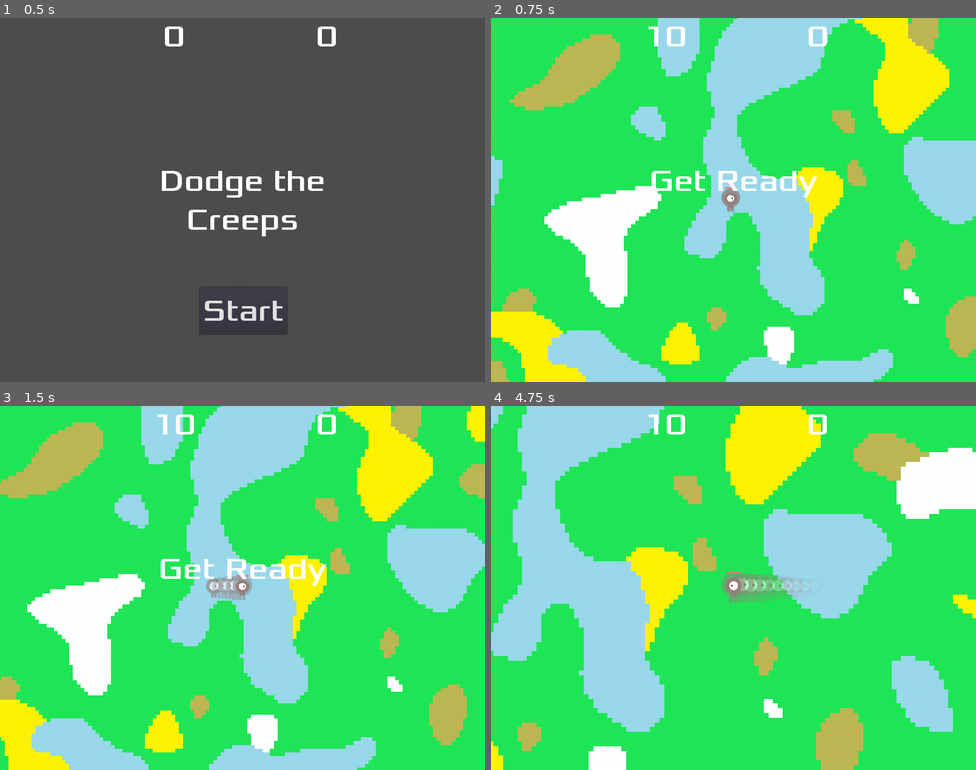
Above: before the commit, frames 1-4 (two rows, left to right).
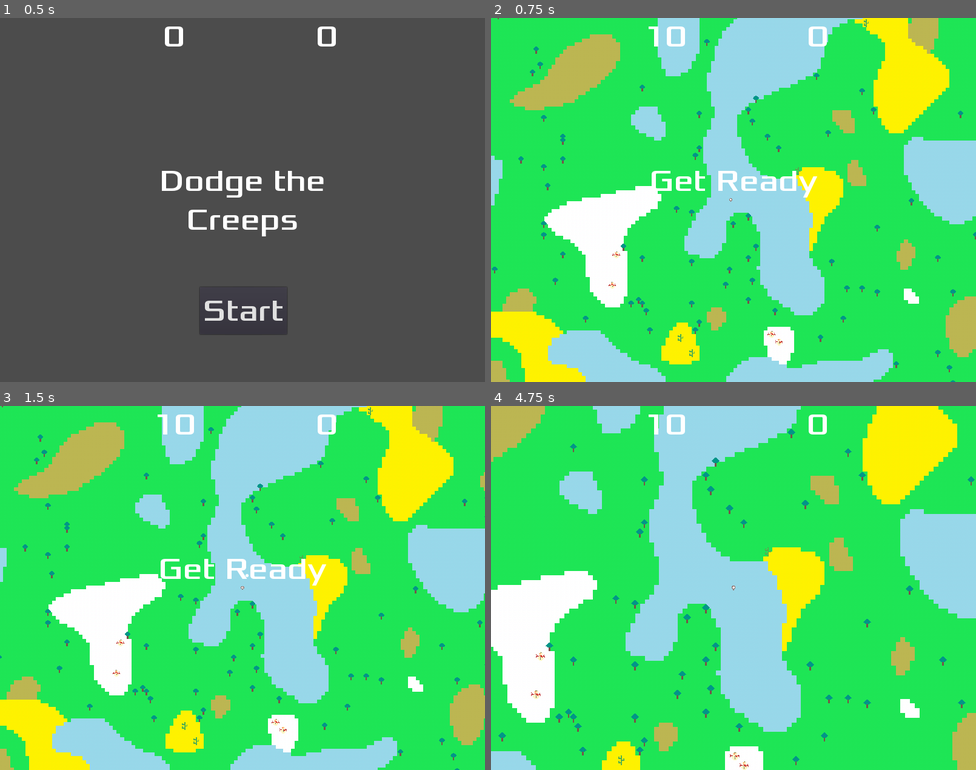
Above: after the commit, the same moments.

Repository: carlosduke/godot_test
Game: Godot game, scene res://Main.tscn
Two runs of this game, one before a commit and one after it. Both use one fixed random seed, a clock stepped at 60 frames per second and the inputs below.
Inputs (mouse positions are in pixels of both pictures, inside the frame that each line leads up to):
- Up to frame 1 (0.5 s): no input
- Up to frame 2 (0.75 s): click "Start" at 0.5 s
- Up to frame 3 (1.5 s): tap Enter (start_game) at 1.25, 1.35 s; move the mouse to (349, 569) at 1.27 s; hold Right (move_right) from 1.28 s (still down); click (349, 569) at 1.42 s
- Up to frame 4 (4.75 s): move the mouse to (636, 606) at 2.02 s; release Right (move_right) at 2.03 s; hold Down (move_down) 2.03-2.78 s; tap one key every 0.75 s from 2.1 s: Mouse wheel up (zoom_in) Mouse wheel down (zoom_out) Enter (start_game) Mouse wheel up (zoom_in); move the mouse to (782, 507) at 2.77 s; hold Right (move_right) 2.78-3.53 s; move the mouse to (709, 660) at 3.52 s; hold Up (move_up) 3.53-4.28 s; click (709, 660) at 3.67 s; move the mouse to (879, 642) at 4.27 s; hold Left (move_left) from 4.28 s (still down)

Frame 1 is identical in both runs. In frame 2, 1.1% of the frame differs, in the area x 0-100%, y 0-100%; in frame 3, 29%; in frame 4, 59%.

Commit message:
Adicionar objetos ao cenario

Diff:
--- a/Main.gd
+++ b/Main.gd
@@ -131,15 +131,15 @@
 				var terrain = map_terrain[k]
 				if between(alt, terrain.alt.x, terrain.alt.y) and between(temp, terrain.temp.x, terrain.temp.y):
 					tile = terrain.tile
-#					if k in map_objs:
-#						var obj = map_objs[k]
-#						if randf() <= obj['prob']:
-#							#print(obj['name'], ': ', k)
-#							var sobj = obj['scene'].instance()
-#							sobj.position = pos * $TileMap.cell_size + $TileMap.position
-#							#print("tile: ", k , " - ", pos, ": ", sobj.position, ", ", $TileMap.cell_size)
-#							#print(sobj.position)
-#							add_child(sobj)
+					if k in map_objs:
+						var obj = map_objs[k]
+						if randf() <= obj['prob']:
+							#print(obj['name'], ': ', k)
+							var sobj = obj['scene'].instance()
+							sobj.position = pos * $TileMap.cell_size + $TileMap.position
+							#print("tile: ", k , " - ", pos, ": ", sobj.position, ", ", $TileMap.cell_size)
+							#print(sobj.position)
+							add_child(sobj)
 					break
 
 			$TileMap.set_cellv(pos, tile)
@@ -166,6 +166,7 @@
 	var max_pos = size + $TileMap.position #* $TileMap.cell_size
 	print(max_pos, "-", size, "-", $TileMap.position* $TileMap.cell_size)
 	$Player.start($StartPosition.position, min_pos, max_pos)
+	started = true
 	#print(map_alt)
 	#$Player.show()
 
@@ -240,3 +241,21 @@
 
 func _on_Pause_resume_game():
 	handle_pause_resume()
+
+var last_tile_id
+func _process(delta):
+	if not started: return
+
+	var local_position = $TileMap.to_local($Player.global_position)
+	var cell = $TileMap.world_to_map(local_position)
+	var tile_id = $TileMap.get_cellv(cell)
+	if tile_id < 0: return
+
+	if last_tile_id != tile_id:
+		#print('Player: ', $Player.global_position, ', Cell: ', cell, ', ID: ', tile_id)
+		last_tile_id = tile_id
+		$Player.change_terrain({
+			'id': tile_id,
+			'name': tile_id_name[tile_id]
+		})
+	#print('TileID: ', tile_id)
--- a/Main.tscn
+++ b/Main.tscn
@@ -103,6 +103,7 @@
 
 [node name="Player" parent="." instance=ExtResource( 3 )]
 position = Vector2( 102, -42 )
+scale = Vector2( 0.125, 0.125 )
 
 [node name="MobTimer" type="Timer" parent="."]
 wait_time = 0.5
--- a/Player.gd
+++ b/Player.gd
@@ -6,7 +6,7 @@
 #export(PackedScene) var bomb_scene
 var bomb_scene = preload("res://bomb.tscn")
 export(int) var default_lifes
-export var speed = 400 # How fast the player will move (pixels/sec).
+export var base_speed = 400 # How fast the player will move (pixels/sec).
 var screen_size # Size of the game window.
 var mouse_pos
 var started = false
@@ -15,9 +15,21 @@
 
 var startMap
 var endMap
+var current_terrain
 
 var zoom_size = Vector2(.1, .1)
 
+var terrain_stats = {
+	'water': {
+		'speed': -20
+	},
+	'ice': {
+		'speed': -50
+	},
+	'grass': {
+		'speed': 30
+	}
+}
 
 func _ready():
 	screen_size = get_viewport_rect().size
@@ -97,6 +109,16 @@
 	if Input.is_mouse_button_pressed(2):
 		bomb(get_global_mouse_position())
 
+	var speed = base_speed
+	if current_terrain['name'] in terrain_stats:
+		var cur_stats = terrain_stats[current_terrain['name']]
+		if 'speed' in cur_stats:
+			var speed_change = terrain_stats[current_terrain['name']]['speed']
+			speed += speed_change
+	if velocity.length() > 0:
+		velocity = velocity.normalized() * speed
+#		print(position)
+
 	if velocity.length() > 0:
 		velocity = velocity.normalized() * speed
 		$AnimatedSprite.play()
@@ -115,6 +137,15 @@
 	elif velocity.y != 0:
 		$AnimatedSprite.animation = "up"
 		$AnimatedSprite.flip_v = velocity.y > 0
+
+func change_terrain(terrain):
+#	Struct:
+#	{
+#		'id': tile_id,
+#		'name': 'tile_name'
+#	}
+#	print(terrain)
+	current_terrain = terrain
 
 
 func start(pos, sm, em):
@@ -141,14 +172,15 @@
 
 func _on_Player_body_entered(_body):
 	#_body.rola()
-	if lifes > 0: lifes -= 1
-	else: return
-
-	#print("cur size: ", size_lifes * lifes)
-	$LifeHud.points[1][0] = size_lifes * lifes
-	_body.kill()
-
-	emit_signal("hit")
+#	if lifes > 0: lifes -= 1
+#	else: return
+#
+#	#print("cur size: ", size_lifes * lifes)
+#	$LifeHud.points[1][0] = size_lifes * lifes
+#	_body.kill()
+#
+#	emit_signal("hit")
+	pass
 
 func destroy():
 	hide()
--- a/Player.tscn
+++ b/Player.tscn
@@ -48,7 +48,6 @@
 
 [node name="Player" type="Area2D"]
 position = Vector2( 4, 1 )
-scale = Vector2( 0.5, 0.5 )
 z_index = 10
 script = ExtResource( 1 )
 __meta__ = {
@@ -56,7 +55,7 @@
 }
 bullet_scene = ExtResource( 6 )
 default_lifes = 10
-speed = 300
+base_speed = 100
 
 [node name="AnimatedSprite" type="AnimatedSprite" parent="."]
 scale = Vector2( 0.5, 0.5 )
@@ -67,7 +66,8 @@
 shape = SubResource( 2 )
 
 [node name="Trail" type="Particles2D" parent="."]
-scale = Vector2( 0.5, 0.5 )
+visible = false
+scale = Vector2( 0.125, 0.125 )
 z_index = -1
 amount = 10
 speed_scale = 2.0
--- a/project.godot
+++ b/project.godot
@@ -9,6 +9,11 @@
 config_version=4
 
 _global_script_classes=[ {
+"base": "StaticBody2D",
+"class": "BaseItem",
+"language": "GDScript",
+"path": "res://src/BaseItem.gd"
+}, {
 "base": "RigidBody2D",
 "class": "Mob",
 "language": "GDScript",
@@ -20,6 +25,7 @@
 "path": "res://Weapon.gd"
 } ]
 _global_script_class_icons={
+"BaseItem": "",
 "Mob": "",
 "Weapon": ""
 }
--- /dev/null
+++ b/scenes/items/Log.tscn
@@ -0,0 +1,15 @@
+[gd_scene load_steps=3 format=2]
+
+[ext_resource path="res://art/map/log.png" type="Texture" id=1]
+
+[sub_resource type="RectangleShape2D" id=1]
+extents = Vector2( 7, 2.5 )
+
+[node name="Node2D" type="Area2D"]
+
+[node name="Sprite" type="Sprite" parent="."]
+texture = ExtResource( 1 )
+
+[node name="CollisionShape2D" type="CollisionShape2D" parent="."]
+position = Vector2( 0, -2.5 )
+shape = SubResource( 1 )
--- a/scenes/map/Cactus.tscn
+++ b/scenes/map/Cactus.tscn
@@ -1,3 +1,17 @@
-[gd_scene format=2]
+[gd_scene load_steps=4 format=2]
+
+[ext_resource path="res://art/map/cacto.png" type="Texture" id=1]
+[ext_resource path="res://src/map/Cactus.gd" type="Script" id=2]
+
+[sub_resource type="RectangleShape2D" id=1]
+extents = Vector2( 1.5, 8 )
 
 [node name="Cactus" type="StaticBody2D"]
+script = ExtResource( 2 )
+
+[node name="Sprite" type="Sprite" parent="."]
+texture = ExtResource( 1 )
+
+[node name="CollisionShape2D" type="CollisionShape2D" parent="."]
+position = Vector2( 0.5, 0 )
+shape = SubResource( 1 )
--- a/scenes/map/SnowMan.tscn
+++ b/scenes/map/SnowMan.tscn
@@ -1,3 +1,18 @@
-[gd_scene format=2]
+[gd_scene load_steps=4 format=2]
+
+[ext_resource path="res://art/map/snow_man.png" type="Texture" id=1]
+[ext_resource path="res://src/map/SnowMan.gd" type="Script" id=2]
+
+[sub_resource type="CapsuleShape2D" id=1]
+radius = 6.0
+height = 4.0
 
 [node name="SnowMan" type="StaticBody2D"]
+script = ExtResource( 2 )
+
+[node name="Sprite" type="Sprite" parent="."]
+texture = ExtResource( 1 )
+
+[node name="CollisionShape2D" type="CollisionShape2D" parent="."]
+position = Vector2( 0, 1 )
+shape = SubResource( 1 )
--- a/scenes/map/Tree.tscn
+++ b/scenes/map/Tree.tscn
@@ -1,3 +1,19 @@
-[gd_scene format=2]
+[gd_scene load_steps=5 format=2]
+
+[ext_resource path="res://art/map/tree.png" type="Texture" id=1]
+[ext_resource path="res://src/map/Tree.gd" type="Script" id=2]
+[ext_resource path="res://scenes/items/Log.tscn" type="PackedScene" id=3]
+
+[sub_resource type="RectangleShape2D" id=1]
+extents = Vector2( 1.5, 3 )
 
 [node name="Tree" type="StaticBody2D"]
+script = ExtResource( 2 )
+log_scene = ExtResource( 3 )
+
+[node name="Sprite" type="Sprite" parent="."]
+texture = ExtResource( 1 )
+
+[node name="CollisionShape2D" type="CollisionShape2D" parent="."]
+position = Vector2( -0.5, 5 )
+shape = SubResource( 1 )
--- /dev/null
+++ b/src/BaseItem.gd
@@ -0,0 +1,36 @@
+class_name BaseItem
+extends StaticBody2D
+
+export(float) var base_health = 10.0
+var health
+var drop_items = []
+
+func get_health():
+	return health
+
+func set_health(_health):
+	health = _health
+
+func add_drop(chance: float, scene: PackedScene, _min: int, _max: int):
+	drop_items.append({
+		'chance': chance,
+		'scene': scene,
+		'min': _min,
+		'max': _max
+	})
+
+func _ready():
+	health = base_health
+
+func apply_damage(damage: float):
+	health = clamp(health - damage, 0, base_health)
+	if health == 0.0:
+		var map = get_tree().get_nodes_in_group('map')[0]
+		for drop_item in drop_items:
+			var rng = randf()
+			#print(rng, ': ', drop_item['chance'], ' - ', drop_item['chance'] <= rng)
+			if rng <= drop_item['chance']:
+				var drop = drop_item['scene'].instance()
+				drop.position = position
+				map.add_child(drop)
+		queue_free()
--- /dev/null
+++ b/src/map/Cactus.gd
@@ -0,0 +1 @@
+extends BaseItem
--- /dev/null
+++ b/src/map/SnowMan.gd
@@ -0,0 +1 @@
+extends BaseItem
--- /dev/null
+++ b/src/map/Tree.gd
@@ -0,0 +1,7 @@
+extends BaseItem
+
+export(PackedScene) var log_scene
+
+# Called when the node enters the scene tree for the first time.
+func _ready():
+	add_drop(0.9, log_scene, 1, 5)
